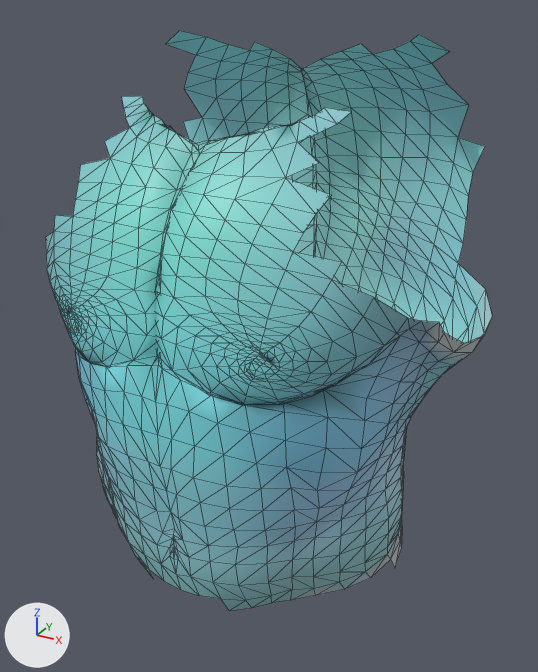
Before and after pictures for a commit that changed the glTF model assets/giant/parts/Garment_jerkin.glb.
Camera for both pictures: a 50 mm camera at (0.778, -1.395, 3.336) aimed at (0.04, -0.053, 2.665). Arrows for +X, +Y and +Z are at lower left; the lights stay in place. The first picture is the older version. Mesh edges are drawn as thin lines. Vertices at exactly the same position are counted once.

Objects in the first picture: 'Garment_jerkin'.
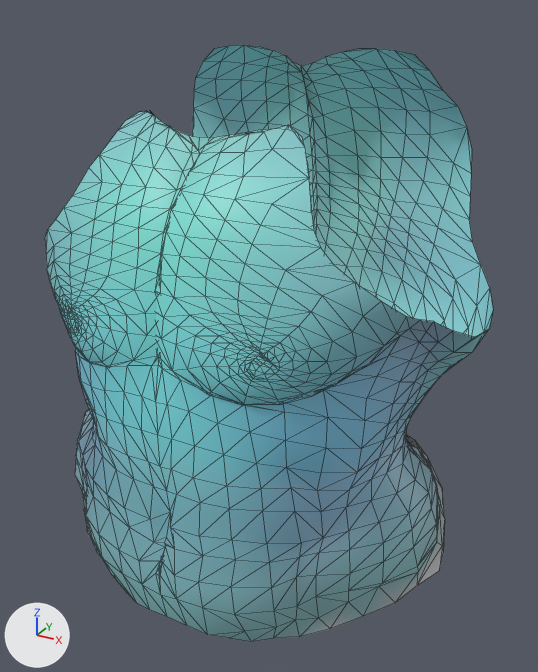
Changed parts and their boxes [x1, y1, x2, y2] in the pictures (538 x 672 px; the box of a moved part takes in the faces that stretch with it):
'Garment_jerkin', reshaped
    before: [45, 30, 492, 611]
    after: [45, 45, 493, 642]
part 1 of me_garment_jerkin, moved or reshaped
    before: [94, 422, 406, 611]
    after: [75, 410, 445, 642]
part 2 of me_garment_jerkin, moved or reshaped
    before: [45, 30, 492, 352]
    after: [45, 45, 493, 352]
part 3 of me_garment_jerkin, recoloured
    both: [75, 69, 492, 418]

What the commit changed:
me_garment_jerkin is used by ob_garment_jerkin; location (0.0, 0.0, 0.0).
me_garment_jerkin had 1212 vertices, 2278 faces and spanned x -0.492..0.492, y -0.425..0.311, z 2.138..3.291.
me_garment_jerkin now has 1202 vertices, 2268 faces and spans x -0.498..0.498, y -0.455..0.345, z 2.119..3.259.
me_garment_jerkin part 1: 287 vertices moved from x -0.384..0.384, y -0.406..0.234, z 2.138..2.461 to x -0.456..0.478, y -0.455..0.345, z 2.119..2.461; 22 vertices removed from x -0.011..0.011, y -0.395..0.166, z 2.279..2.355; 22 vertices added at x -0.029..0.028, y -0.451..0.222, z 2.277..2.348.
me_garment_jerkin part 2: 71 vertices moved from x -0.492..0.492, y -0.313..0.27, z 2.73..3.268 to x -0.498..0.498, y -0.305..0.275, z 2.743..3.259; 29 vertices removed from x -0.339..0.339, y -0.334..0.183, z 2.926..3.291; 19 vertices added at x -0.341..0.341, y -0.314..0.198, z 2.921..3.249.
me_garment_jerkin part 3: 272 kept faces spanning x -0.498..0.498, y -0.421..0.315, z 2.246..3.221 get new vertex colours.
